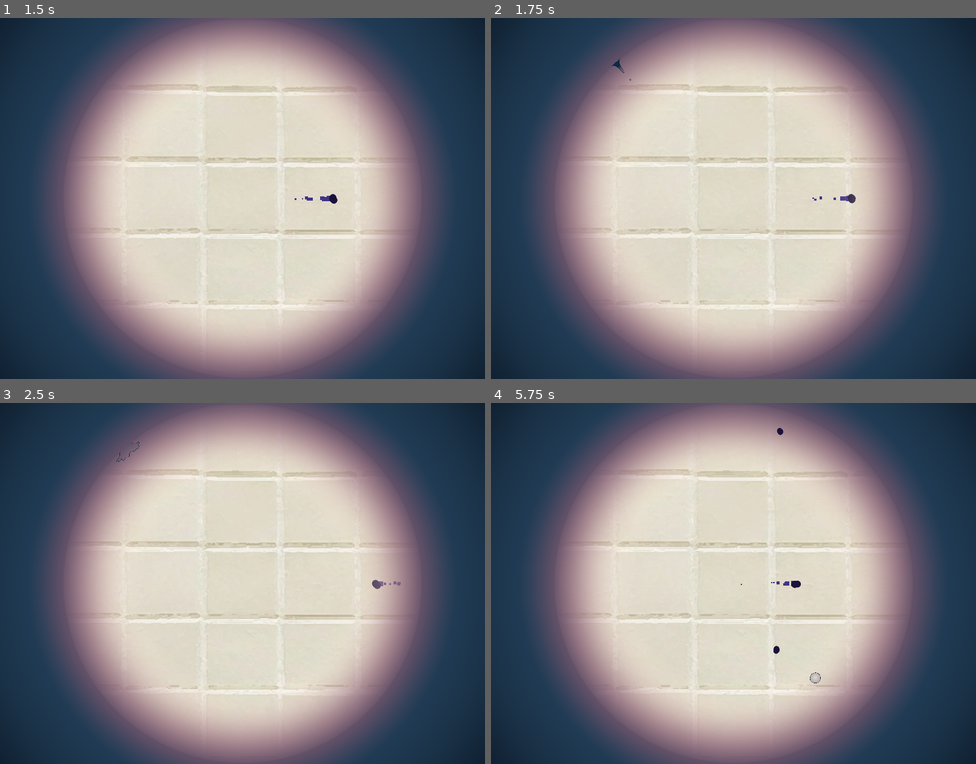
Above: before the commit, frames 1-4 (two rows, left to right).
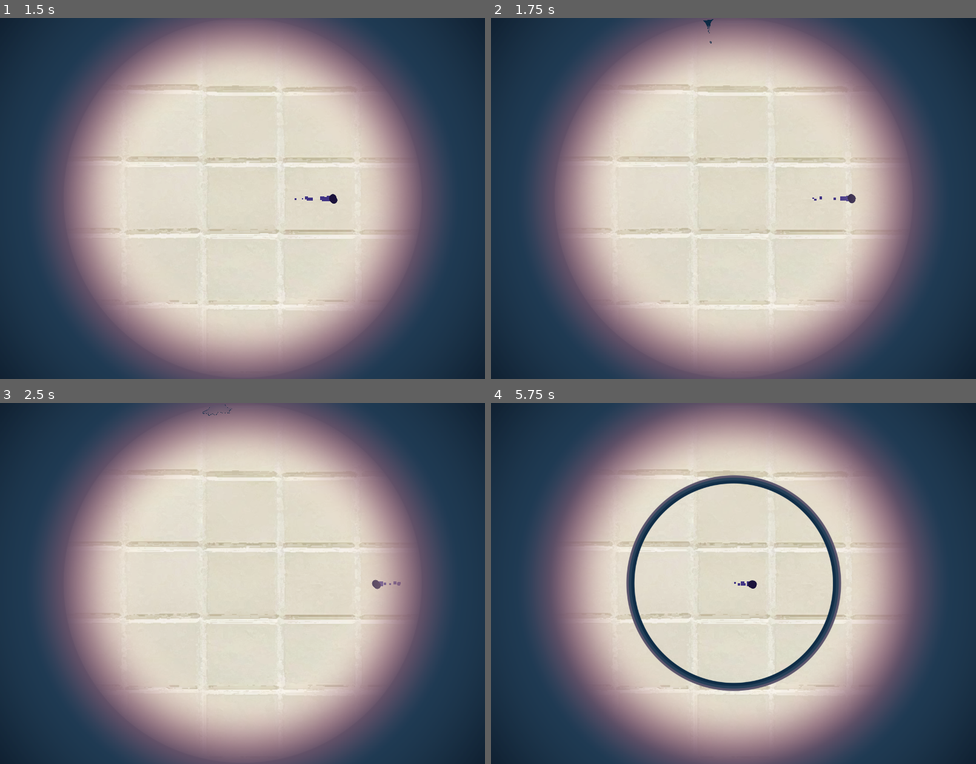
Above: after the commit, the same moments.

Repository: juandjara/blop-game
Game: Godot game, scene res://scenes/world.tscn
The game is run twice, just before and just after one commit, with the same random seed, the same clock (stepped at 60 frames per second) and the same inputs.
Inputs:
- Up to frame 1 (1.5 s): tap Enter (ui_accept) at 0.5, 0.6, 0.77, 1.07, 1.35 s; hold Right (ui_right) from 0.53 s (still down)
- Up to frame 2 (1.75 s): keep holding Right (ui_right); tap Enter (ui_accept) at 1.52 s
- Up to frame 3 (2.5 s): tap Enter (ui_accept) at 1.82, 2.1 s; release Right (ui_right) at 2.03 s; hold Left (ui_left) from 2.03 s (still down)
- Up to frame 4 (5.75 s): tap Enter (ui_accept) at 2.85, 3.02, 3.32, 3.6, 3.77, 4.07, 4.35, 4.52, 4.82, 5.1 s; release Left (ui_left) at 4.28 s; hold Right (ui_right) from 4.28 s (still down)

Frame 1 is identical in both runs. In frame 2, less than 0.1% of the frame differs, in the area x 24-46%, y 0-18%; in frame 3, less than 0.1%; in frame 4, 3.4%, in the area x 27-73%, y 6-80%.

Commit message:
win condition and gameover

Diff:
--- a/scenes/small_bubble.tscn
+++ b/scenes/small_bubble.tscn
@@ -208,9 +208,10 @@
 shape = SubResource("CircleShape2D_vpdc2")
 
 [node name="Timer" type="Timer" parent="."]
-wait_time = 3.0
+wait_time = 2.0
 one_shot = true
 
 [connection signal="area_entered" from="." to="." method="_on_area_entered"]
+[connection signal="body_entered" from="." to="." method="_on_body_entered"]
 [connection signal="animation_finished" from="AnimatedSprite2D" to="." method="_on_animation_finished"]
 [connection signal="timeout" from="Timer" to="." method="_on_timer_timeout"]
--- a/scenes/world.tscn
+++ b/scenes/world.tscn
@@ -7,21 +7,42 @@
 [ext_resource type="Texture2D" uid="uid://lsqlmqkwr0v4" path="res://assets/bubble_appear/bbcontorno-0002.png" id="4_v4qt8"]
 [ext_resource type="Texture2D" uid="uid://c77cp2aeg8kag" path="res://assets/bubble_appear/bbcontorno-0003.png" id="5_ycyyh"]
 [ext_resource type="Texture2D" uid="uid://cgbyskpp26aen" path="res://assets/bubble_appear/bbcontorno-0004.png" id="6_07ucd"]
+[ext_resource type="Texture2D" uid="uid://cm6rgssyxyrb6" path="res://assets/bubble_explode/Burbujae-0001.png" id="6_to2xg"]
 [ext_resource type="Texture2D" uid="uid://cvhx8rq1rnnrl" path="res://assets/bubble_appear/bbcontorno-0005.png" id="7_aekpe"]
+[ext_resource type="Texture2D" uid="uid://bungndkiim8ch" path="res://assets/bubble_explode/Burbujae-0002.png" id="7_hr7qp"]
+[ext_resource type="Texture2D" uid="uid://l174sffare8k" path="res://assets/bubble_explode/Burbujae-0003.png" id="8_6p36f"]
 [ext_resource type="Texture2D" uid="uid://cmumaf4ceouhp" path="res://assets/bubble_appear/bbcontorno-0006.png" id="8_wrgm2"]
 [ext_resource type="Texture2D" uid="uid://dficicwe01oqg" path="res://assets/bubble_appear/bbcontorno-0007.png" id="9_4pycs"]
+[ext_resource type="Texture2D" uid="uid://blbxmj7jhleqo" path="res://assets/bubble_explode/Burbujae-0004.png" id="9_xueae"]
 [ext_resource type="Texture2D" uid="uid://ppr766xqxfqm" path="res://assets/bubble_appear/bbcontorno-0008.png" id="10_7tijs"]
+[ext_resource type="Texture2D" uid="uid://dsspshbjgcxvk" path="res://assets/bubble_explode/Burbujae-0005.png" id="10_psr0k"]
+[ext_resource type="Texture2D" uid="uid://cautuwltgjp3d" path="res://assets/bubble_explode/Burbujae-0006.png" id="11_rfyrs"]
 [ext_resource type="Texture2D" uid="uid://dil8uckevex74" path="res://assets/bubble_appear/bbcontorno-0009.png" id="11_slcnh"]
+[ext_resource type="Texture2D" uid="uid://ik5ipiut762h" path="res://assets/bubble_explode/Burbujae-0007.png" id="12_08gn4"]
 [ext_resource type="Texture2D" uid="uid://waxfnvvw4bpm" path="res://assets/bubble_appear/bbcontorno-0010.png" id="12_tfssa"]
+[ext_resource type="Texture2D" uid="uid://clgnes6l074o1" path="res://assets/bubble_explode/Burbujae-0008.png" id="13_ggb80"]
 [ext_resource type="Texture2D" uid="uid://eb1ts5bijqei" path="res://assets/bubble_appear/bbcontorno-0011.png" id="13_rqg3v"]
+[ext_resource type="Texture2D" uid="uid://dbhctae8x6jo6" path="res://assets/bubble_explode/Burbujae-0009.png" id="14_5hwvo"]
 [ext_resource type="Texture2D" uid="uid://d1ud716toqc18" path="res://assets/bubble_appear/bbcontorno-0012.png" id="14_e04wv"]
+[ext_resource type="Texture2D" uid="uid://dqmfujlg58ef8" path="res://assets/bubble_explode/Burbujae-0010.png" id="15_aq0o6"]
 [ext_resource type="Texture2D" uid="uid://cfcwtbgddx7yl" path="res://assets/bubble_appear/bbcontorno-0013.png" id="15_qhhfu"]
 [ext_resource type="Texture2D" uid="uid://cs48iwrrde6h8" path="res://assets/bubble_appear/bbcontorno-0014.png" id="16_7y0q7"]
+[ext_resource type="Texture2D" uid="uid://cbhtk0ph8ryhu" path="res://assets/bubble_explode/Burbujae-0011.png" id="16_ugnif"]
 [ext_resource type="Texture2D" uid="uid://00agi3adtvob" path="res://assets/bubble_appear/bbcontorno-0015.png" id="17_5gkb1"]
+[ext_resource type="Texture2D" uid="uid://deyl0n1qpl4bc" path="res://assets/bubble_explode/Burbujae-0012.png" id="17_7ap7v"]
+[ext_resource type="Texture2D" uid="uid://c1qr8p8irnfk5" path="res://assets/bubble_explode/Burbujae-0013.png" id="18_3ycmi"]
 [ext_resource type="Texture2D" uid="uid://mxy8vjm0a7g2" path="res://assets/bubble_appear/bbcontorno-0016.png" id="18_i1ym2"]
+[ext_resource type="Texture2D" uid="uid://curgtphgdwmr5" path="res://assets/bubble_explode/Burbujae-0014.png" id="19_4ihhp"]
 [ext_resource type="Texture2D" uid="uid://buqun34l38bga" path="res://assets/Float_Tile.png" id="20_bl3mu"]
+[ext_resource type="Texture2D" uid="uid://dei4an3i8ssp2" path="res://assets/bubble_explode/Burbujae-0015.png" id="20_itj7o"]
 [ext_resource type="Texture2D" uid="uid://bpb8hq1knn7sr" path="res://assets/Normal_Tile.png" id="21_ixvcq"]
+[ext_resource type="Texture2D" uid="uid://djv8f2quqyglh" path="res://assets/bubble_explode/Burbujae-0016.png" id="21_x8hqm"]
+[ext_resource type="Texture2D" uid="uid://dmvevsk0g0146" path="res://assets/bubble_explode/Burbujae-0017.png" id="22_ahr2n"]
 [ext_resource type="Texture2D" uid="uid://r4mghw4mvkov" path="res://assets/Fondo_concept_2.png" id="22_fe12b"]
+[ext_resource type="Texture2D" uid="uid://vbtf5yivaxha" path="res://assets/bubble_explode/Burbujae-0018.png" id="23_h5c5q"]
+[ext_resource type="Texture2D" uid="uid://clmsrel3kk5px" path="res://assets/bubble_explode/Burbujae-0019.png" id="24_kxwpw"]
+[ext_resource type="Texture2D" uid="uid://bn4311x6iu0wp" path="res://assets/bubble_explode/Burbujae-0020.png" id="25_cxstx"]
+[ext_resource type="Script" path="res://scripts/shadow.gd" id="43_4sara"]
 
 [sub_resource type="CanvasTexture" id="CanvasTexture_vw6hj"]
 diffuse_texture = ExtResource("20_bl3mu")
@@ -29,6 +50,71 @@
 
 [sub_resource type="SpriteFrames" id="SpriteFrames_n2lb5"]
 animations = [{
+"frames": [{
+"duration": 1.0,
+"texture": ExtResource("6_to2xg")
+}, {
+"duration": 1.0,
+"texture": ExtResource("7_hr7qp")
+}, {
+"duration": 1.0,
+"texture": ExtResource("8_6p36f")
+}, {
+"duration": 1.0,
+"texture": ExtResource("9_xueae")
+}, {
+"duration": 1.0,
+"texture": ExtResource("10_psr0k")
+}, {
+"duration": 1.0,
+"texture": ExtResource("11_rfyrs")
+}, {
+"duration": 1.0,
+"texture": ExtResource("12_08gn4")
+}, {
+"duration": 1.0,
+"texture": ExtResource("13_ggb80")
+}, {
+"duration": 1.0,
+"texture": ExtResource("14_5hwvo")
+}, {
+"duration": 1.0,
+"texture": ExtResource("15_aq0o6")
+}, {
+"duration": 1.0,
+"texture": ExtResource("16_ugnif")
+}, {
+"duration": 1.0,
+"texture": ExtResource("17_7ap7v")
+}, {
+"duration": 1.0,
+"texture": ExtResource("18_3ycmi")
+}, {
+"duration": 1.0,
+"texture": ExtResource("19_4ihhp")
+}, {
+"duration": 1.0,
+"texture": ExtResource("20_itj7o")
+}, {
+"duration": 1.0,
+"texture": ExtResource("21_x8hqm")
+}, {
+"duration": 1.0,
+"texture": ExtResource("22_ahr2n")
+}, {
+"duration": 1.0,
+"texture": ExtResource("23_h5c5q")
+}, {
+"duration": 1.0,
+"texture": ExtResource("24_kxwpw")
+}, {
+"duration": 1.0,
+"texture": ExtResource("25_cxstx")
+}],
+"loop": false,
+"name": &"explode",
+"speed": 5.0
+}, {
 "frames": [{
 "duration": 1.0,
 "texture": ExtResource("3_jay1e")
@@ -113,7 +199,7 @@
 [node name="AnimatedSprite2D" type="AnimatedSprite2D" parent="outer_bubble"]
 scale = Vector2(0.45, 0.45)
 sprite_frames = SubResource("SpriteFrames_n2lb5")
-animation = &"idle"
+animation = &"explode"
 metadata/_edit_lock_ = true
 
 [node name="CollisionPolygon2D" type="CollisionPolygon2D" parent="outer_bubble"]
@@ -125,10 +211,11 @@
 wait_time = 1.5
 autostart = true
 
-[node name="fondo_sombra" type="Sprite2D" parent="."]
+[node name="shadow" type="Sprite2D" parent="."]
 position = Vector2(429, 320)
 scale = Vector2(0.667839, 0.667839)
 texture = ExtResource("22_fe12b")
+script = ExtResource("43_4sara")
 
 [connection signal="timeout" from="blob_timer" to="." method="_on_timer_timeout"]
 [connection signal="timeout" from="enemy_timer" to="." method="_on_enemy_timer_timeout"]
--- a/scripts/outer_bubble.gd
+++ b/scripts/outer_bubble.gd
@@ -1,7 +1,12 @@
 extends StaticBody2D
 
 @onready var _animated_sprite: AnimatedSprite2D = $AnimatedSprite2D
+@onready var _collision_polygon: CollisionPolygon2D = $CollisionPolygon2D
 
 # Called when the node enters the scene tree for the first time.
 func _ready() -> void:
 	_animated_sprite.play('idle')
+
+func explode():
+	_animated_sprite.play('explode')
+	_collision_polygon.disabled = true
--- a/scripts/player.gd
+++ b/scripts/player.gd
@@ -1,5 +1,4 @@
 extends CharacterBody2D
-
 
 const SPEED = 200.0
 const JUMP_VELOCITY = -400.0
@@ -7,33 +6,37 @@
 @onready var particles: CPUParticles2D = $CPUParticles2D
 @onready var _animated_sprite: AnimatedSprite2D = $AnimatedSprite2D
 
+var win_color = Color('#9b64c6')
+var is_changing_color = false
+
 func _ready() -> void:
 	_animated_sprite.play('idle')
 
+func _process(delta: float) -> void:
+	if is_changing_color:
+		particles.color = particles.color.lerp(win_color, delta)
+
+func change_color():
+	is_changing_color = true
 
 func grow():
-	# particles.amount += 5
 	particles.scale_amount_max += 1
 	particles.initial_velocity_max *= -0.8
 
+func reset_growth():
+	particles.scale_amount_max = 10
+	particles.initial_velocity_max = 8
+
 func _physics_process(delta: float) -> void:
-	## Add the gravity.
-	#if not is_on_floor():
-		#velocity += get_gravity() * delta
-#
-	## Handle jump.
-	#if Input.is_action_just_pressed("ui_accept") and is_on_floor():
-		#velocity.y = JUMP_VELOCITY
-
-	# Get the input direction and handle the movement/deceleration.
-	# As good practice, you should replace UI actions with custom gameplay actions.
-	#var direction := Input.get_axis("ui_left", "ui_right")
-	#if direction:
-		#velocity.x = direction * SPEED
-	#else:
-		#velocity.x = move_toward(velocity.x, 0, SPEED)
-
 	var direction = Input.get_vector("ui_left", "ui_right", "ui_up", "ui_down") * SPEED
 	velocity = lerp(get_real_velocity(), direction, 0.1)
 
 	move_and_slide()
+
+	var collision = get_last_slide_collision()
+	if collision:
+		var body = collision.get_collider()
+		if body.is_in_group("outer_bubble"):
+			if $/root/world.win_condition:
+				body.call_deferred("explode")
+				$/root/world/shadow.grow()
--- /dev/null
+++ b/scripts/shadow.gd
@@ -0,0 +1,17 @@
+extends Sprite2D
+
+var is_scaling = false
+var target_scale = 2
+
+# Called when the node enters the scene tree for the first time.
+func _ready() -> void:
+	pass # Replace with function body.
+
+func grow():
+	is_scaling = true
+
+# Called every frame. 'delta' is the elapsed time since the previous frame.
+func _process(delta: float) -> void:
+	if is_scaling:
+		scale.x = move_toward(scale.x, target_scale, delta)
+		scale.y = move_toward(scale.y, target_scale, delta)
--- a/scripts/small_blop.gd
+++ b/scripts/small_blop.gd
@@ -15,4 +15,7 @@
 func _on_body_entered(body: Node2D) -> void:
 	if (body.is_in_group("player")):
 		body.grow()
+		$/root/world.add_blop()
+		if $/root/world.win_condition:
+			body.change_color()
 	queue_free()
--- a/scripts/small_bubble.gd
+++ b/scripts/small_bubble.gd
@@ -6,7 +6,7 @@
 @onready var _animated_sprite: AnimatedSprite2D = $AnimatedSprite2D
 @onready var timer: Timer = $Timer
 
-const SPEED = 3
+const SPEED = 4
 
 # Called when the node enters the scene tree for the first time.
 func _ready() -> void:
@@ -27,7 +27,16 @@
 	queue_free()
 
 func _on_area_entered(area: Area2D) -> void:
-	_animated_sprite.play("explode")
-	is_moving = false
-	if (area.is_in_group("blop")):
-		area.queue_free()
+	if is_moving:
+		_animated_sprite.play("explode")
+		is_moving = false
+		if (area.is_in_group("blop")):
+			area.queue_free()
+
+func _on_body_entered(body: Node2D) -> void:
+	if is_moving:
+		_animated_sprite.play("explode")
+		is_moving = false
+		if (body.is_in_group("player") and not $/root/world.win_condition):
+			body.reset_growth()
+			$/root/world.call_deferred("reset_blops")
--- a/scripts/world.gd
+++ b/scripts/world.gd
@@ -3,7 +3,21 @@
 var small_bubble_scene = preload("res://scenes/small_bubble.tscn")
 var blop_scene = preload("res://scenes/small_blop.tscn")
 
+var win_condition = false
+var current_blops = 1
+@export var blops_needed = 10
 @export var max_spawn_distance: float = 320
+
+func add_blop():
+	current_blops += 1
+	if current_blops >= blops_needed:
+		win_condition = true
+
+func reset_blops():
+	if current_blops <= 1:
+		# game over
+		get_tree().reload_current_scene()
+	current_blops = 1
 
 func _on_timer_timeout() -> void:
 	var rect = get_viewport_rect().size
@@ -11,7 +25,7 @@
 
 	var margin = 25
 	var distance = randi_range(margin, max_spawn_distance - margin)
-	var angle = randi_range(0, PI * 2)
+	var angle = randf_range(0, PI * 2)
 	var pos = Vector2.from_angle(angle) * distance
 
 	var blop: Area2D = blop_scene.instantiate()
@@ -24,7 +38,7 @@
 func _on_enemy_timer_timeout() -> void:
 	var rect = get_viewport_rect().size
 	var half = Vector2(rect.x / 2, rect.y / 2)
-	var angle = randi_range(0, PI * 2)
+	var angle = randf_range(0, PI * 2)
 	var pos = Vector2.from_angle(angle) * max_spawn_distance
 
 	var bubble: Area2D = small_bubble_scene.instantiate()
Binary file added: assets/bubble_explode/Burbujae-0001.png
Not shown, added: assets/bubble_explode/Burbujae-0001.png.import
Binary file added: assets/bubble_explode/Burbujae-0002.png
Not shown, added: assets/bubble_explode/Burbujae-0002.png.import
Binary file added: assets/bubble_explode/Burbujae-0003.png
Not shown, added: assets/bubble_explode/Burbujae-0003.png.import
Binary file added: assets/bubble_explode/Burbujae-0004.png
Not shown, added: assets/bubble_explode/Burbujae-0004.png.import
Binary file added: assets/bubble_explode/Burbujae-0005.png
Not shown, added: assets/bubble_explode/Burbujae-0005.png.import
Binary file added: assets/bubble_explode/Burbujae-0006.png
Not shown, added: assets/bubble_explode/Burbujae-0006.png.import
(and 29 more such lines)
